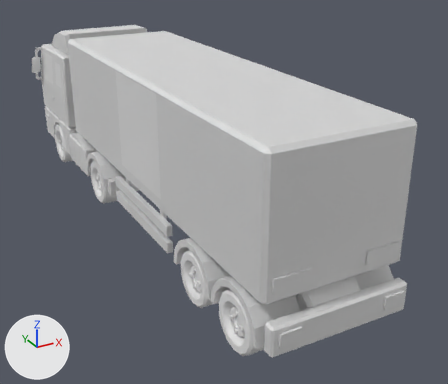
The FBX model Assets/5. Models/Truck_SavageDev.fbx, before and after one commit.
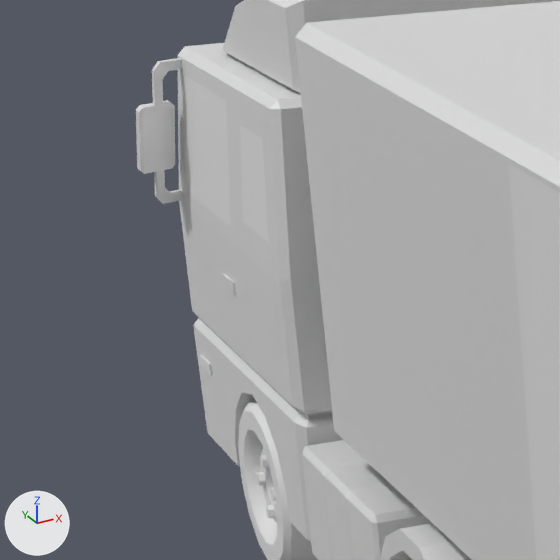
Each version is shown whole from a 50 mm camera at (-5.2, -15.01, 6.21) aimed at (0.8, -4.1, 0.75), then close up on the part from 0% to 28% of the width and 9% to 42% of the height. Every picture has the same lights, and +X, +Y and +Z are marked at lower left. The last two pictures show the newer version. Where no turn or scale is listed for an object, it has been applied to the vertices.

Objects in the first close-up: 'AllGlass', 'SavageDecal_Right', 'Tractor', 'Trailer', 'WheelHeavyFrontLeft'.
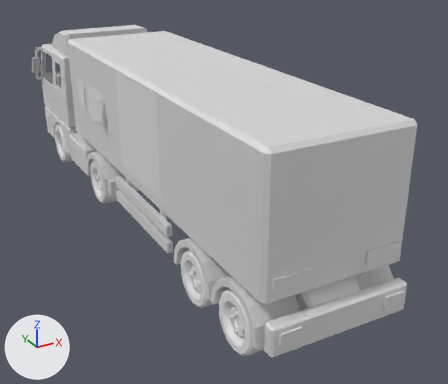
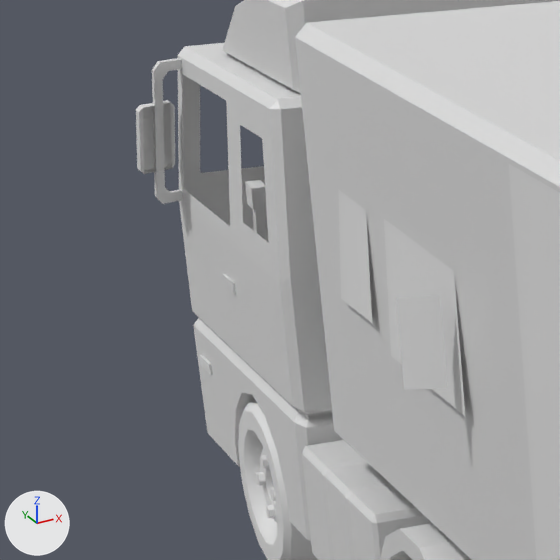
Where the newer file only moved an object's origin or applied its transform, the numbers keep the older frame.

Pixel boxes (x1, y1, x2, y2) of what changed, in the close-ups (560 x 560 px):
```json
{"object": "AllGlass", "change": "turned", "before": [143, 74, 269, 243], "after": [338, 189, 465, 416]}
```

Scene script edits in JSON lines:
```json
{"op": "set", "path": "ob_allglass.rotation_euler", "old": "(0.0, 0.0, -3.142)", "new": "(0.0, 0.0, 0.0)", "note": "degrees (0, 0, -180) -> degrees (0, 0, 0)"}
```
